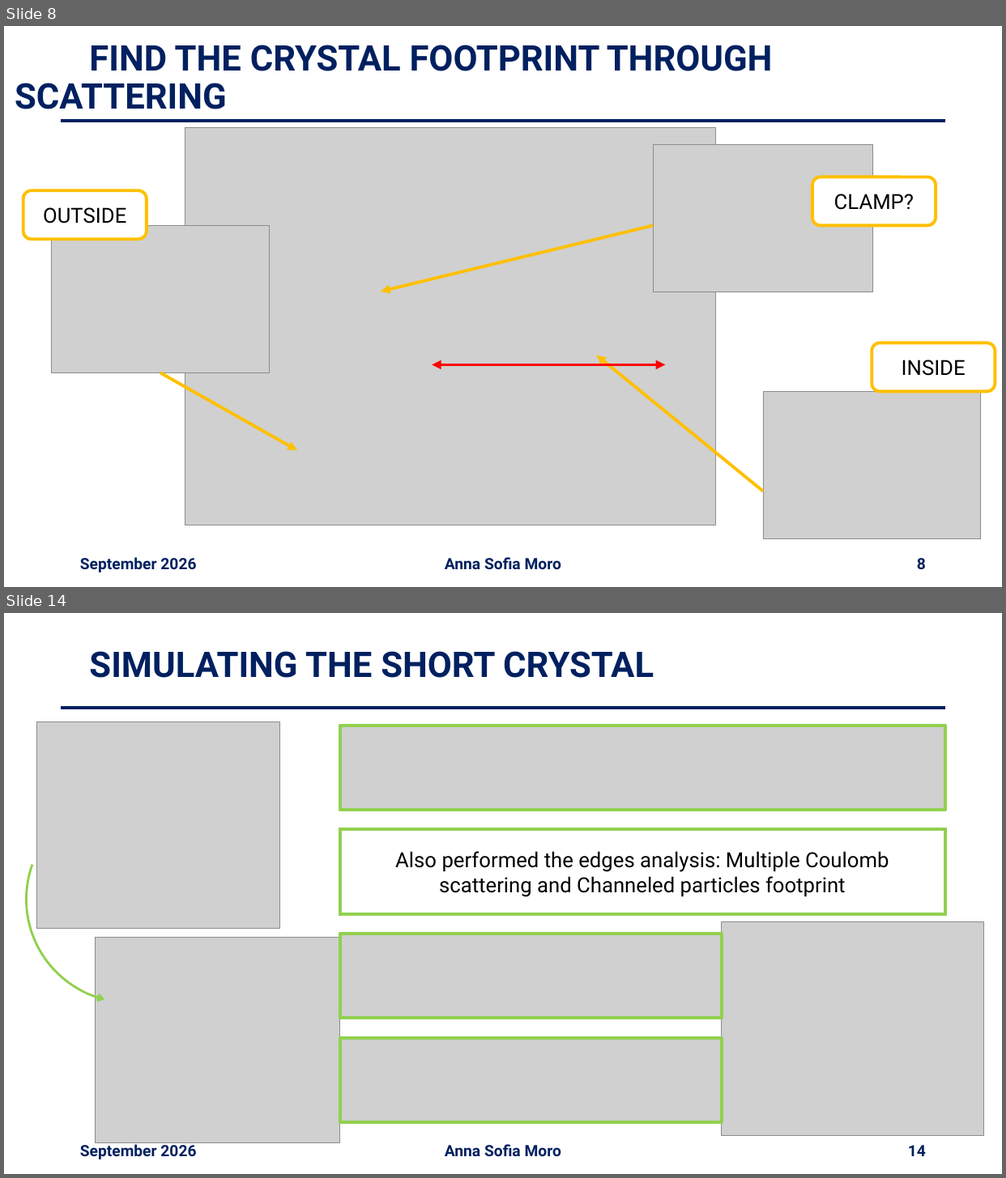
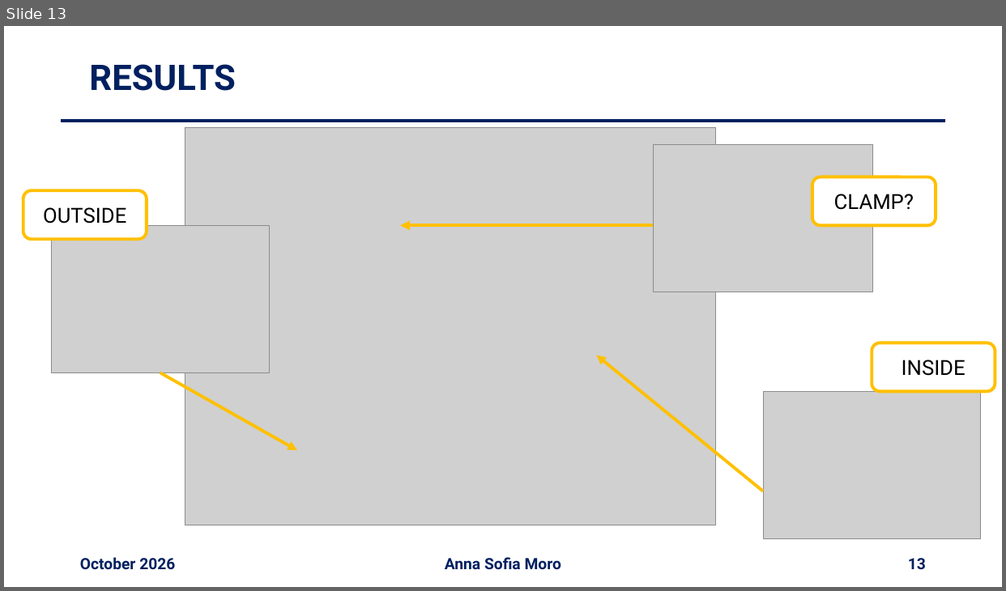
Before and after one commit to annaasofia/tesi, a slide deck: slides/week13.pptx. Shown one above the other, each under a label of ours: slides 8 and 14 before the commit, slide 13 after it; the slides between them are not shown. The pictures are 1006x1178 and 1006x591 pixels, drawn with LibreOffice and Linux fonts; fonts in the diff are those of the drawing; grey boxes stand for pictures. Boxes give left, top, right and bottom in pixels: in the first picture for what was removed or moved away, otherwise in the second. Text is boxed around its words. In the diff, an @@ line names an element or a change of style, - is before the commit and + after.

```diff
--- a/slides/week13.pptx
+++ b/slides/week13.pptx
@@ slide 14 removed at bbox=[4, 613, 1002, 1174], background #FFFFFF @@
@@ title removed at bbox=[89, 651, 654, 678] @@
-SIMULATING THE SHORT CRYSTAL
@@ line removed from (61, 707) to (945, 707) @@
@@ picture removed at bbox=[37, 722, 280, 929] @@
@@ picture removed at bbox=[340, 726, 945, 810] @@
@@ arc (boxed as its full ellipse) removed at bbox=[27, 796, 233, 1003] @@
@@ rounded rectangle removed at bbox=[340, 829, 945, 914] @@
-Also performed the edges analysis: Multiple Coulomb scattering and Channeled particles footprint
@@ picture removed at bbox=[722, 922, 984, 1136] @@
@@ picture removed at bbox=[96, 937, 340, 1144] @@
@@ picture removed at bbox=[340, 934, 722, 1018] @@
@@ picture removed at bbox=[340, 1038, 722, 1122] @@
@@ text removed at bbox=[80, 1143, 196, 1160] @@
-September 2026
@@ text removed at bbox=[445, 1144, 561, 1157] @@
-Anna Sofia Moro
@@ page number removed at bbox=[908, 1145, 926, 1157] @@
-14
@@ what was slide 8 is now slide 13 @@
@@ slide 13 changed as well @@
@@ title at bbox=[89, 64, 235, 91]: text changed @@
-FIND THE CRYSTAL FOOTPRINT THROUGH SCATTERING
+RESULTS
@@ arrow moved from (653, 226) - (381, 292) to (653, 226) - (400, 226) @@
@@ double arrow removed from (665, 365) to (432, 365) @@
@@ text at bbox=[80, 557, 175, 570]: text changed @@
-September 2026
+October 2026
@@ page number at bbox=[908, 558, 926, 570]: text changed @@
-8
+13
```
Also in this commit, not shown: 8 other slides changed, 4 slides added, 5 other slides removed, 2 other files.
